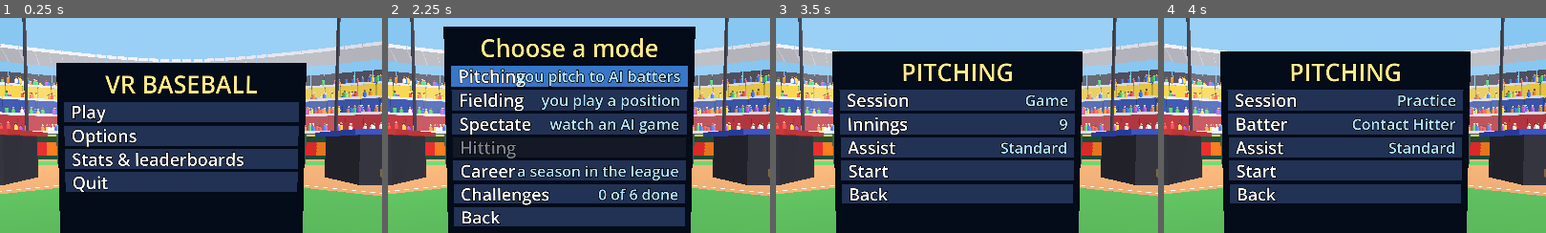
Above: before the commit, frames 1-4 (left to right).
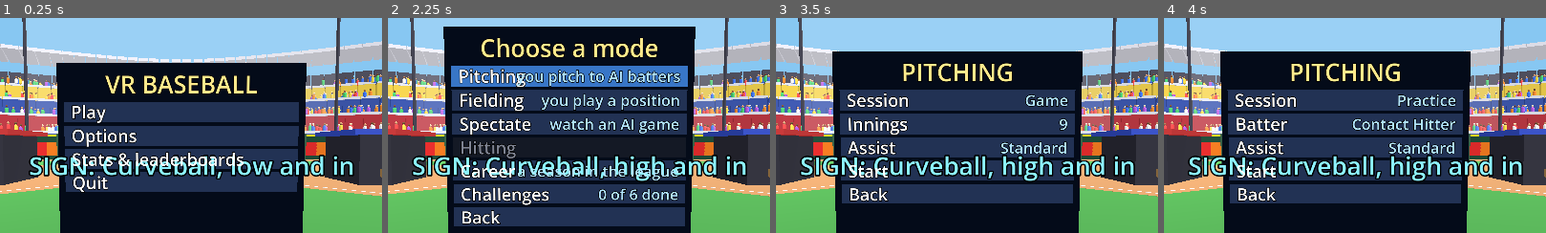
Above: after the commit, the same moments.

Repository: jbax-and-his-ai-pals/009-vr-baseball
Game: Godot game, scene res://scenes/bullpen.tscn
The game is run twice, just before and just after one commit, with the same random seed, the same clock (stepped at 60 frames per second) and the same inputs.
Inputs (mouse positions are % of the whole screen's width and height, from its top left):
- Up to frame 1 (0.25 s): no input
- Up to frame 2 (2.25 s): tap Enter (ui_accept) at 0.5, 0.77, 1.25, 2 s; move the mouse to (72, 45) at 0.52 s; hold Up 0.53-1.25 s; tap Space (ui_select) at 0.6 s; click (72, 45) at 0.67 s; drag from (30, 55) to (45, 70) at 1.27 s; move the mouse to (60, 28) at 2.02 s; hold Up from 2.03 s (still down); tap P at 2.1 s
- Up to frame 3 (3.5 s): tap Space (ui_select) at 2.3 s; release Up at 2.75 s; tap Enter (ui_accept) at 2.75 s; drag from (45, 70) to (20, 35) at 2.77 s
- Up to frame 4 (4 s): tap Enter (ui_accept) at 3.5, 3.77 s; move the mouse to (80, 65) at 3.52 s; hold Down from 3.53 s (still down); tap Keypad Enter at 3.6 s; tap Space (ui_select) at 3.8 s
The pictures show only the part of the screen within x 26-76%, y 17-67%; the shares and areas given below are measured in that part.

The runs differ from the first frame. In frame 1, 4.3% of the frame differs, in the area x 7-93%, y 63-76%; in frame 2, 4.5%; in frame 3, 5.1%, in the area x 6-94%, y 63-77%; in frame 4, 5.1%.

Commit message:
Catcher signs with grading and stats; roadmap and playtest updates
Co-Authored-By: Claude Sonnet 5.5 <noreply@anthropic.com>

Diff:
--- a/scripts/bullpen.gd
+++ b/scripts/bullpen.gd
@@ -138,6 +138,10 @@
 var _left_line := {}                         # your line at that moment
 var _fld := {"chances": 0, "caught": 0, "missed": 0, "errors": 0, "assists": 0}   # your fielding this game
 var _game_recorded := false
+var _sign := {}                              # the catcher's call for the next pitch ({} when none)
+var _sign_tally := {"called": 0, "perfect": 0, "type": 0, "loc": 0, "shaken": 0}
+var _sign_label: Label3D
+var _sign_marker: MeshInstance3D
 var _call_label: Label3D                    # the umpire's call as words, above the plate
 var _call_label_until := 0.0
 var _seat_done := false
@@ -382,6 +386,7 @@
 	if "--doll-demo" in OS.get_cmdline_user_args():
 		_spawn_doll_demo()
 	_set_hud_idle()
+	_refresh_sign()
 
 
 ## First base open, a runner in scoring position, two outs or the late innings, and a hitter
@@ -989,6 +994,25 @@
 	zone_mat.transparency = BaseMaterial3D.TRANSPARENCY_ALPHA
 	zone_mat.shading_mode = BaseMaterial3D.SHADING_MODE_UNSHADED
 	zone_mat.cull_mode = BaseMaterial3D.CULL_DISABLED
+	_sign_label = Label3D.new()
+	_sign_label.billboard = BaseMaterial3D.BILLBOARD_ENABLED
+	_sign_label.fixed_size = true
+	_sign_label.pixel_size = 0.0014
+	_sign_label.font_size = 64
+	_sign_label.outline_size = 14
+	_sign_label.modulate = Color(0.55, 0.95, 1.0)
+	_sign_label.no_depth_test = true
+	_sign_label.position = Vector3(0.75, 0.45, -1.25)
+	_sign_label.visible = false
+	add_child(_sign_label)
+	var marker_mesh := SphereMesh.new()
+	marker_mesh.radius = 0.045
+	marker_mesh.height = 0.09
+	_sign_marker = _add_mesh(marker_mesh, Color(0.4, 0.95, 1.0, 0.55), Vector3(0.0, 0.85, 0.02))
+	var marker_mat := _sign_marker.material_override as StandardMaterial3D
+	marker_mat.transparency = BaseMaterial3D.TRANSPARENCY_ALPHA
+	marker_mat.shading_mode = BaseMaterial3D.SHADING_MODE_UNSHADED
+	_sign_marker.visible = false
 	_call_label = Label3D.new()
 	_call_label.billboard = BaseMaterial3D.BILLBOARD_ENABLED
 	_call_label.fixed_size = true
@@ -1490,6 +1514,8 @@
 		_sound.new_game()
 	_game_recorded = false
 	_fld = {"chances": 0, "caught": 0, "missed": 0, "errors": 0, "assists": 0}
+	_sign_tally = {"called": 0, "perfect": 0, "type": 0, "loc": 0, "shaken": 0}
+	_sign = {}
 	_visit_used = false
 	_visit_timer = 0.0
 	_fatigue_credit = 0
@@ -1545,7 +1571,7 @@
 
 func _cycle_profile() -> void:
 	if lineup_mode == "Game":
-		_show_notice("Y cycles batters in Practice mode; in a Game the lineup comes up in order")
+		_shake_off()                    # in a game Y shakes off the catcher's sign
 		return
 	var names: Array = []
 	for b in BatterProfile.all():
@@ -1741,6 +1767,7 @@
 	elif a.get("reached", false) and PitchLocation.hits_batter(plate.x, plate.y, _batter_is_lefty()):
 		outcome = "hit_by_pitch"
 	_mark_pitch(a, outcome)
+	_grade_sign(pitch, plate)
 	if _scenario != null and a.get("reached", false):
 		_scenario.on_pitch(String(PitchLocation.classify(plate.x, plate.y).kind), bool(a.get("strike", false)) and outcome != "hit_by_pitch")
 	if _sound != null:
@@ -1848,6 +1875,7 @@
 	if in_play:
 		_batter_ready = false
 	_mark_pitch(a, "in_play" if in_play else "foul")
+	_grade_sign(pitch, a.get("plate_pos", Vector3.ZERO))
 	_stats.record_pitch(pitch.label, a.speed_mph, "in_play" if in_play else "foul")
 	if in_play:
 		_in_play += 1
@@ -2367,6 +2395,7 @@
 
 ## He is in the box: the pitcher may throw.
 func _on_batter_arrived() -> void:
+	_refresh_sign()
 	_sfx("batter_step_dirt", _batter_home.origin)
 	if randf() < 0.5:
 		_sfx_later(0.5, "bat_tap_plate", Vector3(0.0, 0.1, 0.0), -4.0)
@@ -2552,6 +2581,60 @@
 	_log("seated", {"head_y": snappedf(_camera.position.y, 0.01), "lift": snappedf(lift, 0.01)})
 
 
+## The catcher calls the next pitch (Options > Catcher signs): a pitch and a spot, shown by his knee and a
+## marker on the zone. Only when you pitch in a game.
+func _signs_enabled() -> bool:
+	return _settings.signs and _mode.human_pitcher and lineup_mode == "Game" and _scenario == null and _game != null and not _game.over
+
+
+func _refresh_sign() -> void:
+	if _sign_label == null:
+		return
+	if not _signs_enabled():
+		_sign = {}
+		_sign_label.visible = false
+		_sign_marker.visible = false
+		return
+	var side := -1.0 if _batter_is_lefty() else 1.0
+	_sign = CatcherSigns.call_pitch({"balls": _game.balls, "strikes": _game.strikes, "outs": _game.outs,
+		"bases": [_game.bases[0] != null, _game.bases[1] != null, _game.bases[2] != null], "batter_side": side}, [], _fx_rng)
+	_sign_label.text = "SIGN: %s" % _sign.words
+	_sign_label.visible = true
+	var tg: Vector2 = _sign.target
+	_sign_marker.position = Vector3(tg.x, tg.y, 0.02)
+	_sign_marker.visible = true
+
+
+## Y (or P): shake him off and he calls something else.
+func _shake_off() -> void:
+	if _sign.is_empty():
+		_show_notice("Y cycles batters in Practice mode", true)
+		return
+	_sign_tally.shaken += 1
+	var old := String(_sign.words)
+	_refresh_sign()
+	_show_notice("Shook off %s: now %s" % [old, _sign.words], true)
+
+
+## A pitch reached the plate: was it what he called?
+func _grade_sign(pitch: LivePitch, plate: Vector3) -> void:
+	if _sign.is_empty() or not pitch.analysis.get("reached", false):
+		return
+	var g := CatcherSigns.grade(_sign, pitch.label, plate.x, plate.y)
+	_sign_tally.called += 1
+	if g.perfect:
+		_sign_tally.perfect += 1
+	if g.type:
+		_sign_tally.type += 1
+	if g.loc:
+		_sign_tally.loc += 1
+	_log("sign", {"sign": _sign.words, "thrown": pitch.label, "type": g.type, "loc": g.loc, "perfect": g.perfect})
+	if g.perfect:
+		_show_notice("SIGN HIT!", true)
+		_sfx("corner_chime")
+		_haptics.play("ui_select")
+
+
 ## The infield plays in when a run at the plate matters (see Defense.wants_infield_in).
 func _update_alignment() -> void:
 	if _game == null or _defense == null:
@@ -2617,7 +2700,7 @@
 		var x: Dictionary = _stats.by_type[kind]
 		types[kind] = {"n": int(x.n), "strikes": int(x.strikes), "whiffs": int(x.whiffs), "swings": int(x.swings),
 			"mph_sum": float(x.mph_sum), "mph_max": float(x.mph_max)}
-	return {"opp": _away.name, "innings": _game.innings, "types": types, "outs": _game.outs_recorded, "pitches": _game.pitch_count, "strikes": int(t.strikes), "k": _game.strikeouts,
+	return {"signs": int(_sign_tally.called), "sign_hits": int(_sign_tally.perfect), "opp": _away.name, "innings": _game.innings, "types": types, "outs": _game.outs_recorded, "pitches": _game.pitch_count, "strikes": int(t.strikes), "k": _game.strikeouts,
 		"bb": _game.walks, "h": _game.hits, "r": _game.runs, "hr": _game.home_runs,
 		"max_mph": float(t.mph_max), "avg_mph": float(t.mph_sum) / n,
 		"won": _game.home_score > _game.runs, "lost": _game.home_score < _game.runs,
@@ -2671,6 +2754,7 @@
 		_batter_ready = true          # a foul (or any pitch that did not end the at-bat): he is still up
 	_update_scenario(ev)
 	_update_alignment()
+	_refresh_sign()
 	if ev.get("game_over", false):
 		_record_finished_game()
 		_game_over_timer = -1.0 if (_scenario != null or _career_game) else 8.0
--- /dev/null
+++ b/scripts/catcher_signs.gd
@@ -0,0 +1,124 @@
+class_name CatcherSigns
+extends RefCounted
+## The catcher calls the pitch: a pitch type and a spot, chosen from the count, the runners and who is
+## up, shown to you before you throw. You may shake him off for another. A pitch that is the right
+## type and lands near the spot is a "sign hit"; it is counted and shown, so the gestures you throw
+## have something to aim at. Pure: no scene, no clock; give it a random number generator.
+##
+##   var sign := CatcherSigns.call_pitch(situation, repertoire, rng)   # {"pitch", "cell", "target", "words"}
+##   var r := CatcherSigns.grade(sign, "Slider", plate_x, plate_y)     # {"type", "loc", "perfect"}
+
+const LOW := 0.55
+const MID := 0.85
+const HIGH := 1.15
+const IN_OUT := 0.22                  # inside / away columns, metres from the middle of the plate
+const NEAR := 0.30                    # how close to the spot counts as hitting it, metres
+
+const FASTBALLS := ["Fastball", "Four-seam", "Two-seam", "Sinker"]
+const FAMILIES := {
+	"Fastball": ["Fastball", "Four-seam", "Two-seam", "Sinker"],
+	"Curveball": ["Curveball", "Slurve"],
+	"Slider": ["Slider", "Cutter"],
+	"Changeup": ["Changeup", "Splitter"],
+	"Knuckleball": ["Knuckleball"],
+}
+
+
+## Where a cell is, for a batter who stands on the `batter_side` (+1 the third-base side, a right-hander;
+## -1 a left-hander). "Away" is the side from him, "in" is toward him.
+static func cell_target(cell: String, batter_side: float) -> Vector2:
+	var away := -batter_side * IN_OUT
+	var inside := batter_side * IN_OUT
+	match cell:
+		"low-away":
+			return Vector2(away, LOW)
+		"low-in":
+			return Vector2(inside, LOW)
+		"low-mid":
+			return Vector2(0.0, LOW)
+		"mid-away":
+			return Vector2(away, MID)
+		"mid-in":
+			return Vector2(inside, MID)
+		"middle":
+			return Vector2(0.0, MID)
+		"high-away":
+			return Vector2(away, HIGH)
+		"high-in":
+			return Vector2(inside, HIGH)
+		"high-mid":
+			return Vector2(0.0, HIGH)
+		"chase-low-away":
+			return Vector2(-batter_side * 0.40, 0.30)
+		"chase-high":
+			return Vector2(0.0, 1.48)
+		"chase-away":
+			return Vector2(-batter_side * 0.45, MID)
+	return Vector2(0.0, MID)
+
+
+static func cell_words(cell: String) -> String:
+	return cell.replace("chase-", "off the plate, ").replace("-", " and ").replace("mid and", "middle and").replace("low and mid", "low and middle")
+
+
+## Choose a pitch and a spot. situation: {balls, strikes, outs, bases: [bool x3], batter_side: +1/-1}.
+static func call_pitch(situation: Dictionary, repertoire: Array, rng: RandomNumberGenerator) -> Dictionary:
+	var balls := int(situation.get("balls", 0))
+	var strikes := int(situation.get("strikes", 0))
+	var bases: Array = situation.get("bases", [false, false, false])
+	var side := float(situation.get("batter_side", 1.0))
+	var outs := int(situation.get("outs", 0))
+	var no_dirt := bool(bases[2]) and outs < 2             # a runner on third: nothing in the dirt
+	var kind := "Fastball"
+	var cell := "mid-away"
+	if balls >= 3:
+		kind = "Fastball"
+		cell = _pick(["low-away", "mid-away", "middle"], rng)       # he has to throw a strike
+	elif strikes == 2 and not no_dirt:
+		if rng.randf() < 0.7:
+			kind = _pick(["Curveball", "Slider", "Changeup"], rng)
+			cell = "chase-low-away"
+		else:
+			kind = "Fastball"
+			cell = "chase-high"
+	elif strikes > balls:
+		kind = _pick(["Curveball", "Slider", "Changeup", "Fastball"], rng)
+		cell = _pick(["low-away", "low-in", "mid-away"], rng)
+	elif balls > strikes:
+		kind = "Fastball"
+		cell = _pick(["mid-away", "mid-in", "low-away", "middle"], rng)
+	else:
+		var r := rng.randf()
+		kind = "Fastball" if r < 0.5 else ("Slider" if r < 0.7 else ("Curveball" if r < 0.85 else "Changeup"))
+		cell = _pick(["low-away", "mid-away", "high-in", "low-in", "mid-in"], rng)
+	if no_dirt and cell.begins_with("low"):
+		cell = "mid-away"
+	# Stay inside what the pitcher actually throws.
+	if not _can_throw(kind, repertoire):
+		kind = "Fastball"
+	var target := cell_target(cell, side)
+	return {"pitch": kind, "cell": cell, "target": target, "words": "%s, %s" % [kind, cell_words(cell)]}
+
+
+static func _pick(options: Array, rng: RandomNumberGenerator) -> String:
+	return String(options[rng.randi() % options.size()])
+
+
+static func _can_throw(kind: String, repertoire: Array) -> bool:
+	if repertoire.is_empty():
+		return true
+	for name in FAMILIES.get(kind, [kind]):
+		if name in repertoire:
+			return true
+	return kind in repertoire
+
+
+## How a thrown pitch compares with the sign: the type (same family) and the location (near the spot).
+static func grade(sign: Dictionary, thrown_name: String, plate_x: float, plate_y: float) -> Dictionary:
+	if sign.is_empty():
+		return {"type": false, "loc": false, "perfect": false}
+	var family: Array = FAMILIES.get(String(sign.pitch), [String(sign.pitch)])
+	var type_ok := thrown_name in family
+	var target: Vector2 = sign.target
+	var loc_ok := Vector2(plate_x, plate_y).distance_to(target) <= NEAR
+	return {"type": type_ok, "loc": loc_ok, "perfect": type_ok and loc_ok}
--- a/scripts/game_menu.gd
+++ b/scripts/game_menu.gd
@@ -241,7 +241,7 @@
 	var row_id: String = _rows[i].id
 	ui_haptic.emit(_pointer, "ui_select")
 	var ev := model.activate(i)
-	if row_id in ["vignette", "snap_turn", "developer", "call_text", "seated", "colorblind", "gestures"]:
+	if row_id in ["vignette", "snap_turn", "developer", "call_text", "seated", "colorblind", "gestures", "signs"]:
 		var now_on: bool = bool(model.settings.get(row_id))
 		ui_sound.emit("ui_toggle_on" if now_on else "ui_toggle_off")
 	else:
--- a/scripts/menu_model.gd
+++ b/scripts/menu_model.gd
@@ -135,6 +135,7 @@
 			rows.append(_row("haptics", "Haptics", settings.haptics))
 			rows.append(_row("colorblind", "Zone colours", "colour-blind" if settings.colorblind else "standard", true, "blue and orange instead of green and red"))
 			rows.append(_row("call_text", "Umpire call text", "on" if settings.call_text else "off", true, "calls also shown as words"))
+			rows.append(_row("signs", "Catcher signs", "on" if settings.signs else "off", true, "he calls a pitch and a spot; Y shakes him off"))
 			rows.append(_row("gestures", "Hand signals", "on" if settings.gestures else "off", true, "hand overhead: intentional walk; hand at your ear: call the bullpen"))
 			rows.append(_row("seated", "Seated play", "on" if settings.seated else "off", true, "lifts your height to a standing pitcher's"))
 			rows.append(_row("vignette", "Comfort vignette", "on" if settings.vignette else "off"))
@@ -395,6 +396,9 @@
 		"call_text":
 			settings.call_text = not settings.call_text
 			return {"type": "settings"}
+		"signs":
+			settings.signs = not settings.signs
+			return {"type": "settings"}
 		"gestures":
 			settings.gestures = not settings.gestures
 			return {"type": "settings"}
--- a/scripts/player_profile.gd
+++ b/scripts/player_profile.gd
@@ -93,6 +93,8 @@
 		totals["wins"] = int(totals.get("wins", 0)) + 1
 	elif bool(line.get("lost", false)):
 		totals["losses"] = int(totals.get("losses", 0)) + 1
+	for k in ["signs", "sign_hits"]:
+		totals[k] = int(totals.get(k, 0)) + int(line.get(k, 0))
 	for k in ["outs", "pitches", "strikes", "k", "bb", "h", "r", "hr"]:
 		totals[k] = int(totals.get(k, 0)) + int(line.get(k, 0))
 	totals["max_mph"] = maxf(float(totals.get("max_mph", 0.0)), float(line.get("max_mph", 0.0)))
@@ -145,7 +147,7 @@
 		"%s IP, %d K, %d BB" % [ip_text(int(totals.get("outs", 0))), int(totals.get("k", 0)), int(totals.get("bb", 0))],
 		"%d H, %d R, %d HR" % [int(totals.get("h", 0)), int(totals.get("r", 0)), int(totals.get("hr", 0))],
 		"%d pitches, %.0f%% strikes, top %.0f mph" % [pitches, strike_pct, float(totals.get("max_mph", 0.0))],
-	] + ([] if fg == 0 else ["Fielding: %d games, %d of …(128 unchanged characters)…
+	] + ([] if int(totals.get("signs", 0)) == 0 else ["Catcher signs: %d of %d hit" % [int(totals.get("sign_hits", 0)), int(totals.get("signs", 0))]]) + ([] if fg == 0 else ["Fielding: %d games, %d of …(128 unchanged characters)…
 
 
 ## Stars (0-3) and tries for a challenge, 0 / 0 if never tried.
--- a/scripts/settings.gd
+++ b/scripts/settings.gd
@@ -38,6 +38,7 @@
 var haptics := "Normal"            # controller vibration strength
 var colorblind := false            # zone colours that avoid red against green
 var call_text := true              # the umpire's calls are also shown as words
+var signs := true                  # the catcher calls the pitch before you throw (Games only)
 var gestures := true               # hand signals: a hand overhead is an intentional walk, a hand at the ear calls the bullpen
 var seated := false                # playing seated: the height is lifted to a standing pitcher's
 var vignette := true               # darken the edges while moving (fielding)
@@ -58,7 +59,7 @@
 
 func to_dict() -> Dictionary:
 	return {"version": VERSION, "hand": hand, "assist": assist, "quality": quality,
-		"locomotion": locomotion, "haptics": haptics, "colorblind": colorblind, "call_text": call_text, "seated": seated, "gestures": gestures, "vignette": vignette, "snap_turn": snap_turn,
+		"locomotion": locomotion, "haptics": haptics, "colorblind": colorblind, "call_text": call_text, "seated": seated, "gestures": gestures, "signs": signs, "vignette": vignette, "snap_turn": snap_turn,
 		"developer": developer, "volumes": volumes, "last_game": last_game}
 
 
@@ -75,6 +76,7 @@
 	s.call_text = bool(d.get("call_text", s.call_text))
 	s.seated = bool(d.get("seated", s.seated))
 	s.gestures = bool(d.get("gestures", s.gestures))
+	s.signs = bool(d.get("signs", s.signs))
 	s.vignette = bool(d.get("vignette", s.vignette))
 	s.snap_turn = bool(d.get("snap_turn", s.snap_turn))
 	s.developer = bool(d.get("developer", s.developer))
--- a/tests/pitcher_doll_test.gd
+++ b/tests/pitcher_doll_test.gd
@@ -43,9 +43,13 @@
 			break
 	_check(threw, "he goes through his motion when the AI pitches")
 	var pitched: int = bp._game.pitch_count
-	for i in 60 * 3:
+	var thrown := false
+	for i in 60 * 14:
 		bp._process(1.0 / 60.0)
-	_check(bp._game.pitch_count > pitched or bp._pitches.size() > 0, "and the pitch is thrown after the windup")
+		if bp._game.pitch_count > pitched or bp._pitches.size() > 0:
+			thrown = true
+			break
+	_check(thrown, "and the pitch is thrown after the windup")
 
 	# A grounder to the first baseman: the pitcher covers first and takes the throw.
 	var h := LiveHit.new()
--- /dev/null
+++ b/tests/signs_test.gd
@@ -0,0 +1,109 @@
+extends SceneTree
+## The catcher's signs: sensible calls for the situation, the spot flipped for a left-hander, grading
+## a thrown pitch against the call, and the whole thing in the scene (a sign is shown, can be shaken
+## off, is graded and counted, and ends up on your line and in your totals).
+## Run: godot --headless --path . -s res://tests/signs_test.gd
+
+var _failures := 0
+
+
+func _check(ok: bool, msg: String) -> void:
+	print(("PASS  " if ok else "FAIL  ") + msg)
+	if not ok:
+		_failures += 1
+
+
+func _calls(sit: Dictionary, n: int) -> Dictionary:
+	var rng := RandomNumberGenerator.new()
+	rng.seed = 4
+	var kinds := {}
+	var cells := {}
+	for i in n:
+		var s := CatcherSigns.call_pitch(sit, [], rng)
+		kinds[s.pitch] = int(kinds.get(s.pitch, 0)) + 1
+		cells[s.cell] = int(cells.get(s.cell, 0)) + 1
+	return {"kinds": kinds, "cells": cells}
+
+
+func _init() -> void:
+	var empty := [false, false, false]
+	# Two strikes: chase pitches off the plate, mostly breaking balls low and away.
+	var two := _calls({"balls": 0, "strikes": 2, "outs": 0, "bases": empty, "batter_side": 1.0}, 500)
+	_check(int(two.cells.get("chase-low-away", 0)) > 280 and int(two.cells.get("chase-high", 0)) > 80, "with two strikes he calls a chase pitch (%s)" % str(two.cells))
+	# Three balls: a fastball he can throw for a strike.
+	var full := _calls({"balls": 3, "strikes": 0, "outs": 0, "bases": empty, "batter_side": 1.0}, 300)
+	var only_fast: bool = full.kinds.size() == 1 and full.kinds.has("Fastball")
+	var any_chase := false
+	for c in full.cells:
+		any_chase = any_chase or String(c).begins_with("chase")
+	_check(only_fast and not any_chase, "with three balls it is a fastball in the zone")
+	# A runner on third and fewer than two outs: nothing in the dirt.
+	var third := _calls({"balls": 0, "strikes": 2, "outs": 0, "bases": [false, false, true], "batter_side": 1.0}, 300)
+	var dirt := 0
+	for c in third.cells:
+		if String(c).begins_with("low") or c == "chase-low-away":
+			dirt += int(third.cells[c])
+	_check(dirt == 0, "with a runner on third nothing is called in the dirt")
+	# Ahead in the count: breaking and offspeed pitches low.
+	var ahead := _calls({"balls": 0, "strikes": 1, "outs": 1, "bases": empty, "batter_side": 1.0}, 400)
+	var offspeed: int = ahead.kinds.get("Curveball", 0) + ahead.kinds.get("Slider", 0) + ahead.kinds.get("Changeup", 0)
+	_check(offspeed > 200 and ahead.kinds.get("Fastball", 0) > 40, "ahead in the count he mixes in offspeed (%s)" % str(ahead.kinds))
+	# Only what the pitcher throws.
+	var rng := RandomNumberGenerator.new()
+	rng.seed = 9
+	var only := true
+	for i in 200:
+		var s := CatcherSigns.call_pitch({"balls": 0, "strikes": 2, "outs": 0, "bases": empty, "batter_side": 1.0}, ["Fastball", "Four-seam"], rng)
+		only = only and s.pitch == "Fastball"
+	_check(only, "he never calls a pitch you do not have")
+
+	# The spot depends on which side the batter stands.
+	var right := CatcherSigns.cell_target("low-away", 1.0)
+	var left := CatcherSigns.cell_target("low-away", -1.0)
+	_check(right.x < 0.0 and left.x > 0.0 and right.y == left.y and absf(right.x + left.x) < 0.001, "away from a right-hander is the other side from away from a left-hander")
+	_check(CatcherSigns.cell_target("low-in", 1.0).x > 0.0 and CatcherSigns.cell_words("low-away") == "low and away" and CatcherSigns.cell_words("chase-low-away") == "off the plate, low and away", "the words read naturally")
+
+	# Grading.
+	var sign := {"pitch": "Slider", "cell": "low-away", "target": Vector2(-0.22, 0.55), "words": "Slider, low and away"}
+	_check(CatcherSigns.grade(sign, "Slider", -0.20, 0.60).perfect, "right pitch, right spot")
+	_check(CatcherSigns.grade(sign, "Cutter", -0.20, 0.60).perfect, "a cutter counts for a slider (same family)")
+	var wrong_spot := CatcherSigns.grade(sign, "Slider", 0.25, 1.1)
+	_check(wrong_spot.type and not wrong_spot.loc and not wrong_spot.perfect, "right pitch, wrong spot")
+	var wrong_pitch := CatcherSigns.grade(sign, "Fastball", -0.22, 0.55)
+	_check(not wrong_pitch.type and wrong_pitch.loc and not wrong_pitch.perfect, "right spot, wrong pitch")
+	_check(not CatcherSigns.grade({}, "Slider", 0.0, 0.9).perfect, "no sign, nothing to hit")
+
+	# In the scene.
+	ThrowLogger.override_path = "user://test_throws.jsonl"
+	var bp: Node3D = load("res://scenes/bullpen.tscn").instantiate()
+	bp.menu_on_start = false
+	root.add_child(bp)
+	await process_frame
+	_check(not bp._sign.is_empty() and bp._sign_label.visible and bp._sign_marker.visible and bp._sign_label.text.begins_with("SIGN:"), "a sign is shown before the first pitch (%s)" % bp._sign_label.text)
+	var first := String(bp._sign.words)
+	var changed := false
+	for i in 12:
+		bp._shake_off()
+		if String(bp._sign.words) != first:
+			changed = true
+			break
+	_check(changed and int(bp._sign_tally.shaken) >= 1, "shaking him off gets another call")
+	# Grade a pitch that matches.
+	var p := LivePitch.new()
+	p.label = String(bp._sign.pitch)
+	p.analysis = {"reached": true}
+	var tg: Vector2 = bp._sign.target
+	bp._grade_sign(p, Vector3(tg.x, tg.y, 0.0))
+	_check(int(bp._sign_tally.called) == 1 and int(bp._sign_tally.perfect) == 1, "a pitch that matches the call is a sign hit")
+	var line: Dictionary = bp._game_line()
+	_check(int(line.signs) == 1 and int(line.sign_hits) == 1, "it goes on your line")
+	var prof := PlayerProfile.new()
+	prof.record_game(GameConfig.new(), line)
+	_check(prof.lifetime_lines().any(func(x): return String(x).begins_with("Catcher signs: 1 of 1")), "and into your lifetime totals")
+	bp._settings.signs = false
+	bp._refresh_sign()
+	_check(bp._sign.is_empty() and not bp._sign_label.visible and not bp._sign_marker.visible, "with the setting off there is no sign")
+	bp.queue_free()
+
+	print("FAILURES: %d" % _failures)
+	quit(1 if _failures > 0 else 0)
Not shown, added: scripts/catcher_signs.gd.uid
Not shown, added: tests/pitcher_doll_test.gd.uid
Not shown, changed: ROADMAP.md
Not shown, changed: docs/PLAYTEST.md
